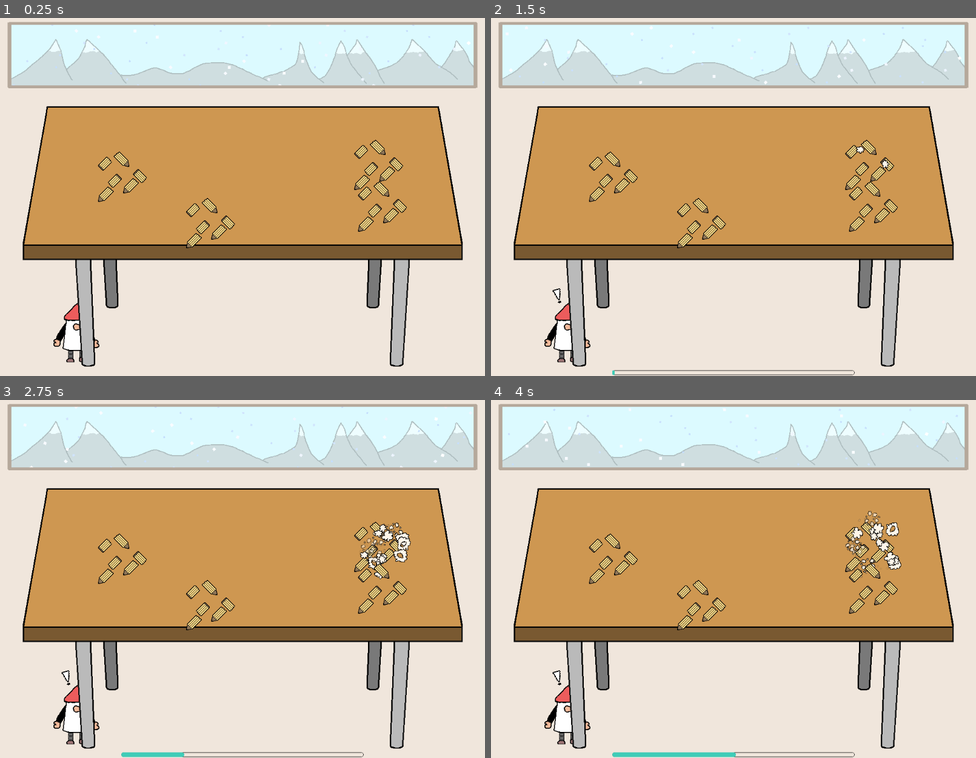
Above: before the commit, frames 1-4 (two rows, left to right).
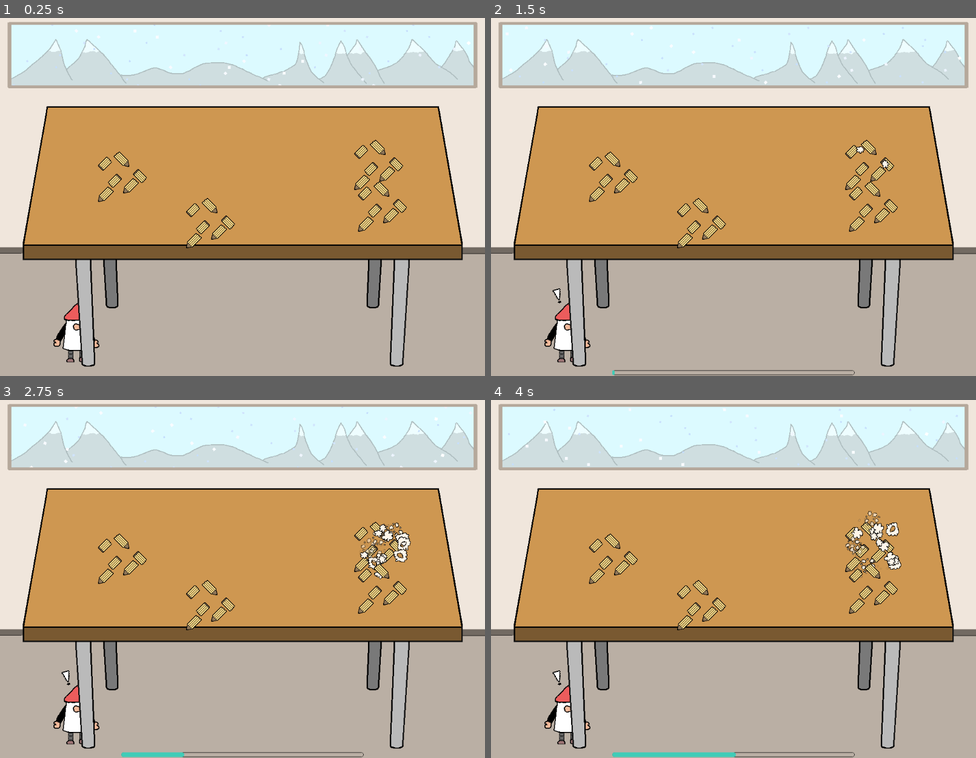
Above: after the commit, the same moments.

Repository: sterco-raro/cozy-winter-jam-2025
Game: Godot game, scene res://Scenes/main.tscn
The game is run twice, just before and just after one commit, with the same random seed, the same clock (stepped at 60 frames per second) and the same inputs.
Inputs (mouse positions are in pixels of both pictures, inside the frame that each line leads up to):
- Up to frame 1 (0.25 s): no input
- Up to frame 2 (1.5 s): tap Enter at 0.5 s; move the mouse to (568, 333) at 0.52 s; click (568, 333) at 0.67 s; move the mouse to (869, 164) at 1.27 s; click (869, 164) at 1.42 s
- Up to frame 3 (2.75 s): move the mouse to (121, 557) at 2.02 s; click (121, 557) at 2.17 s
- Up to frame 4 (4 s): move the mouse to (704, 604) at 2.77 s; click (704, 604) at 2.92 s; move the mouse to (874, 589) at 3.52 s; click (874, 589) at 3.67 s

The runs differ from the first frame. In frame 1, 30% of the frame differs, in the area x 0-100%, y 63-100%; in frame 2, 30%; in frame 3, 29%; in frame 4, 29%.

Commit message:
Day 3: add ending screen, add floor

Diff:
--- /dev/null
+++ b/Scenes/ending_screen.tscn
@@ -0,0 +1,79 @@
+[gd_scene load_steps=3 format=3 uid="uid://b7pckjq1otaqs"]
+
+[ext_resource type="Texture2D" uid="uid://cqajujukkm3kj" path="res://Assets/Graphics/gnome-emotional.png" id="1_v1c63"]
+
+[sub_resource type="StyleBoxFlat" id="StyleBoxFlat_sj5w8"]
+bg_color = Color(0.792157, 0.768627, 0.807843, 1)
+border_width_left = 2
+border_width_top = 2
+border_width_right = 2
+border_width_bottom = 2
+border_color = Color(0, 0, 0, 1)
+corner_radius_top_left = 8
+corner_radius_top_right = 8
+corner_radius_bottom_right = 8
+corner_radius_bottom_left = 8
+
+[node name="EndingScreen" type="Control"]
+layout_mode = 3
+anchors_preset = 8
+anchor_left = 0.5
+anchor_top = 0.5
+anchor_right = 0.5
+anchor_bottom = 0.5
+grow_horizontal = 2
+grow_vertical = 2
+
+[node name="MarginContainer" type="MarginContainer" parent="."]
+layout_mode = 1
+anchors_preset = 8
+anchor_left = 0.5
+anchor_top = 0.5
+anchor_right = 0.5
+anchor_bottom = 0.5
+offset_left = -325.5
+offset_top = -53.5
+offset_right = 325.5
+offset_bottom = 53.5
+grow_horizontal = 2
+grow_vertical = 2
+theme_override_constants/margin_left = 20
+theme_override_constants/margin_top = 20
+theme_override_constants/margin_right = 20
+theme_override_constants/margin_bottom = 20
+
+[node name="PanelContainer" type="PanelContainer" parent="MarginContainer"]
+layout_mode = 2
+theme_override_styles/panel = SubResource("StyleBoxFlat_sj5w8")
+
+[node name="MarginContainer" type="MarginContainer" parent="MarginContainer/PanelContainer"]
+layout_mode = 2
+theme_override_constants/margin_left = 20
+theme_override_constants/margin_top = 20
+theme_override_constants/margin_right = 20
+theme_override_constants/margin_bottom = 20
+
+[node name="HBoxContainer" type="HBoxContainer" parent="MarginContainer/PanelContainer/MarginContainer"]
+layout_mode = 2
+theme_override_constants/separation = 16
+alignment = 1
+
+[node name="TextureRect" type="TextureRect" parent="MarginContainer/PanelContainer/MarginContainer/HBoxContainer"]
+layout_mode = 2
+texture = ExtResource("1_v1c63")
+
+[node name="VBoxContainer" type="VBoxContainer" parent="MarginContainer/PanelContainer/MarginContainer/HBoxContainer"]
+layout_mode = 2
+alignment = 1
+
+[node name="Label" type="Label" parent="MarginContainer/PanelContainer/MarginContainer/HBoxContainer/VBoxContainer"]
+layout_mode = 2
+theme_override_colors/font_color = Color(0, 0, 0, 1)
+theme_override_font_sizes/font_size = 18
+text = "Congratulations!"
+
+[node name="Label2" type="Label" parent="MarginContainer/PanelContainer/MarginContainer/HBoxContainer/VBoxContainer"]
+layout_mode = 2
+theme_override_colors/font_color = Color(0, 0, 0, 1)
+theme_override_font_sizes/font_size = 18
+text = "Thank you for playing this short and silly demo, the gnome is happy and can finally relax."
--- a/Scenes/main.gd
+++ b/Scenes/main.gd
@@ -25,6 +25,10 @@
 var gnome_surprised_sfx: AudioStreamPlayer = $Gnome/SurpriseSFX
 @onready
 var _interactables_container: Node2D = $Objects
+@onready
+var _hud: CanvasLayer = $HUD
+@onready
+var _ending_sfx: AudioStreamPlayer = $EndingSFX
 #endregion
 
 #region DATA
@@ -35,6 +39,8 @@
 #endregion
 
 func _ready() -> void:
+	_hud.hide()
+
 	EventBus.task_start.connect(_on_task_start)
 	EventBus.task_end.connect(_on_task_end)
 
@@ -42,8 +48,12 @@
 	decorations.append($Decoration2)
 	decorations.append($Decoration3)
 	decorations.append($Decoration4)
-	#decorations.append($Decoration5)
 	decorations.shuffle()
+
+	$Decoration1.vfx_stop.connect(_on_decoration_vfx_stop)
+	$Decoration2.vfx_stop.connect(_on_decoration_vfx_stop)
+	$Decoration3.vfx_stop.connect(_on_decoration_vfx_stop)
+	$Decoration4.vfx_stop.connect(_on_decoration_vfx_stop)
 
 	# Spawn random interactable objects
 	reset()
@@ -52,21 +62,6 @@
 	# Close the game
 	if Input.is_action_just_released("quit"):
 		get_tree().quit()
-
-	## Restart
-	#if Input.is_action_just_released("reset"):
-		#action_in_progress = true
-		#gnome.toggle_exclamation_mark()
-		#gnome.magic_start.emit()
-		#if decorations.size() > 0:
-			#active_decoration = decorations.pop_back()
-			#active_decoration.vfx_start.emit()
-
-	# Ending condition
-	# TODO block processing and show ending screen
-	#if not EventBus.action_in_progress and decorations.size() == 0:
-		#print("YAY")
-		#get_tree().paused = true
 
 func reset() -> void:
 	var x: int
@@ -107,7 +102,6 @@
 
 func _on_task_end(_id: int) -> void:
 	gnome.show_exclamation_mark(false)
-	# TODO add different decorations
 	if decorations.size() > 0:
 		active_decoration = decorations.pop_back()
 		active_decoration.vfx_start.emit()
@@ -131,3 +125,13 @@
 	if not EventBus.action_in_progress:
 		gnome.show_exclamation_mark(false)
 	is_gnome_surprised = false
+
+func _on_decoration_vfx_stop() -> void:
+	# Show ending screen when there's nothing else to do
+	if not EventBus.action_in_progress and decorations.size() == 0:
+		$EndingTimer.start()
+
+func _on_ending_timer_timeout() -> void:
+	get_tree().paused = true
+	_hud.show()
+	_ending_sfx.play()
--- a/Scenes/main.tscn
+++ b/Scenes/main.tscn
@@ -11,6 +11,7 @@
 [ext_resource type="Script" path="res://Scenes/gnome.gd" id="5_sdo1f"]
 [ext_resource type="Texture2D" uid="uid://rd5usoaww6po" path="res://Assets/Graphics/gnome-magic.png" id="6_puo3o"]
 [ext_resource type="AudioStream" uid="uid://dup6l4pcclh4l" path="res://Assets/Audio/wind-during-snow-storm-2-17562.mp3" id="6_ufcmc"]
+[ext_resource type="Texture2D" uid="uid://co0sm7xaio6sf" path="res://Assets/Graphics/floor.png" id="7_deh6j"]
 [ext_resource type="Texture2D" uid="uid://xderqa2f6i7o" path="res://Assets/Graphics/exclamation-mark.png" id="8_4oyq0"]
 [ext_resource type="AudioStream" uid="uid://dcwkxtketskvh" path="res://Assets/Audio/christmas-bells-04-279696.mp3" id="8_grmal"]
 [ext_resource type="PackedScene" uid="uid://c11moj128sim1" path="res://Scenes/decoration.tscn" id="9_3ub6o"]
@@ -19,6 +20,8 @@
 [ext_resource type="Texture2D" uid="uid://3jk4w2lsyxyp" path="res://Assets/Graphics/present-green.png" id="13_gi53u"]
 [ext_resource type="Texture2D" uid="uid://byax3kins21ta" path="res://Assets/Graphics/lights.png" id="14_yks3h"]
 [ext_resource type="Texture2D" uid="uid://bfqwgdcrntdet" path="res://Assets/Graphics/wreath.png" id="15_xpdy0"]
+[ext_resource type="PackedScene" uid="uid://b7pckjq1otaqs" path="res://Scenes/ending_screen.tscn" id="20_2thqd"]
+[ext_resource type="AudioStream" uid="uid://ekf2e8fhi036" path="res://Assets/Audio/winning-82808.mp3" id="20_v1mgj"]
 
 [sub_resource type="ShaderMaterial" id="ShaderMaterial_qmqem"]
 shader = ExtResource("3_lx0so")
@@ -38,6 +41,9 @@
 [sub_resource type="RectangleShape2D" id="RectangleShape2D_j77xf"]
 size = Vector2(95, 126)
 
+[sub_resource type="StyleBoxFlat" id="StyleBoxFlat_uay5v"]
+bg_color = Color(0, 0, 0, 0.392157)
+
 [node name="Main" type="Node2D"]
 script = ExtResource("1_gppg3")
 textures = Array[Array]([[ExtResource("2_unvoj"), ExtResource("3_1f3g2")]])
@@ -46,7 +52,7 @@
 metadata/_edit_lock_ = true
 metadata/_edit_group_ = true
 
-[node name="Sprite2D" type="Sprite2D" parent="Background"]
+[node name="Wall" type="Sprite2D" parent="Background"]
 texture = ExtResource("2_hv02j")
 
 [node name="TextureRect" type="TextureRect" parent="Background"]
@@ -56,6 +62,10 @@
 offset_right = 488.0
 offset_bottom = -230.0
 texture = ExtResource("4_lx7sw")
+
+[node name="Floor" type="Sprite2D" parent="Background"]
+position = Vector2(0, 250)
+texture = ExtResource("7_deh6j")
 
 [node name="Gnome" type="Node2D" parent="."]
 position = Vector2(-350, 291)
@@ -152,7 +162,27 @@
 volume_db = 3.0
 autoplay = true
 
+[node name="EndingTimer" type="Timer" parent="."]
+one_shot = true
+
+[node name="EndingSFX" type="AudioStreamPlayer" parent="."]
+stream = ExtResource("20_v1mgj")
+
+[node name="HUD" type="CanvasLayer" parent="."]
+visible = false
+
+[node name="Overlay" type="Panel" parent="HUD"]
+anchors_preset = 15
+anchor_right = 1.0
+anchor_bottom = 1.0
+grow_horizontal = 2
+grow_vertical = 2
+theme_override_styles/panel = SubResource("StyleBoxFlat_uay5v")
+
+[node name="EndingScreen" parent="HUD" instance=ExtResource("20_2thqd")]
+
 [connection signal="magic_end" from="Gnome" to="." method="_on_gnome_magic_end"]
 [connection signal="timeout" from="Gnome/MagicTimer" to="Gnome" method="_on_magic_timer_timeout"]
 [connection signal="input_event" from="Gnome/Area2D" to="." method="_on_area_2d_input_event"]
 [connection signal="timeout" from="Gnome/SurpriseTimer" to="." method="_on_surprise_timer_timeout"]
+[connection signal="timeout" from="EndingTimer" to="." method="_on_ending_timer_timeout"]
--- a/project.godot
+++ b/project.godot
@@ -10,7 +10,7 @@
 
 [application]
 
-config/name="Cozy Winter Jam 2025"
+config/name="Gnome's Winter Magic"
 run/main_scene="res://Scenes/main.tscn"
 config/features=PackedStringArray("4.2", "GL Compatibility")
 boot_splash/bg_color=Color(0.592157, 0.878431, 0.996078, 1)
@@ -47,4 +47,5 @@
 textures/canvas_textures/default_texture_filter=0
 renderer/rendering_method="gl_compatibility"
 renderer/rendering_method.mobile="gl_compatibility"
+textures/vram_compression/import_etc2_astc=true
 environment/defaults/default_clear_color=Color(0.593835, 0.87777, 0.99742, 1)
Not shown, added: Assets/Audio/winning-82808.mp3.import
Binary file added: Assets/Graphics/floor.png
Not shown, added: Assets/Graphics/floor.png.import
Binary file added: Assets/Graphics/gnome-emotional.png
Not shown, added: Assets/Graphics/gnome-emotional.png.import
Not shown: 1 places in Scenes/main.tscn that only renumber resources
Not shown, added: Assets/Audio/winning-82808.mp3
Not shown, changed: README.md
